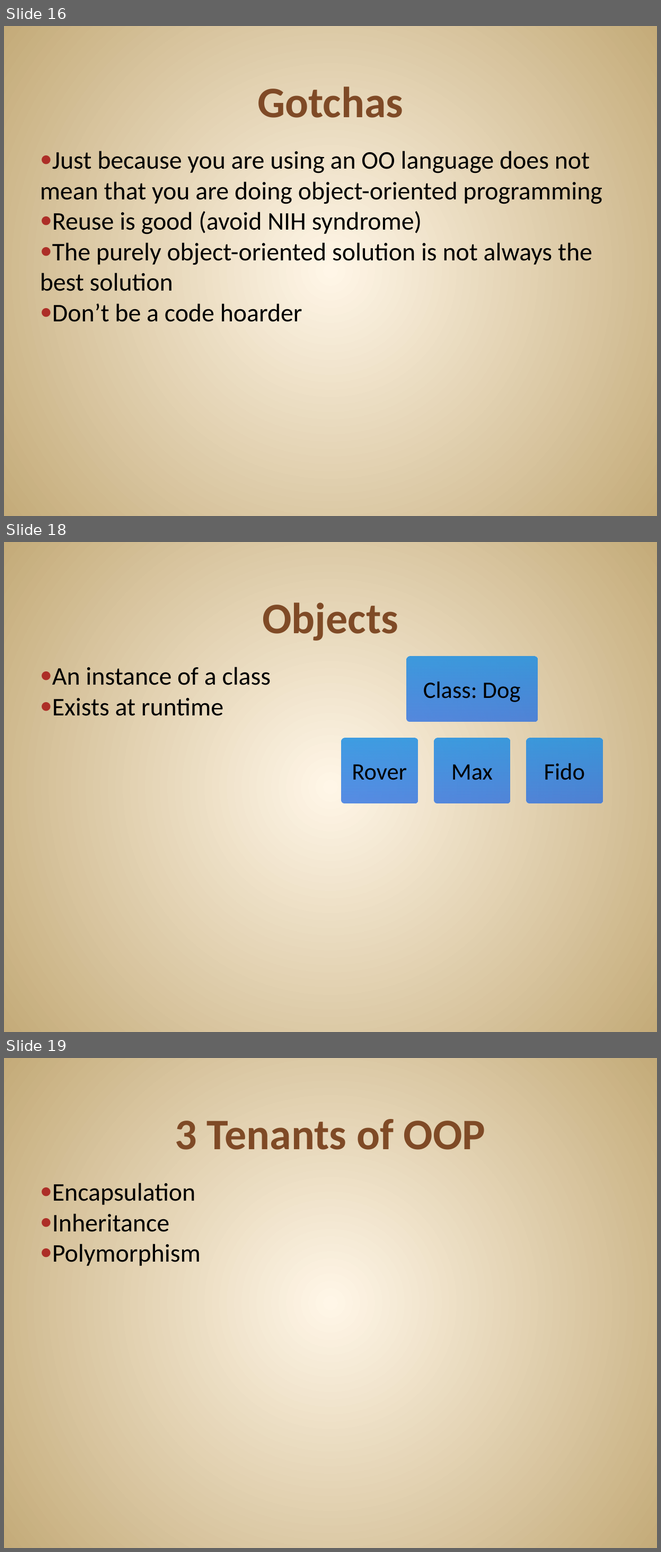
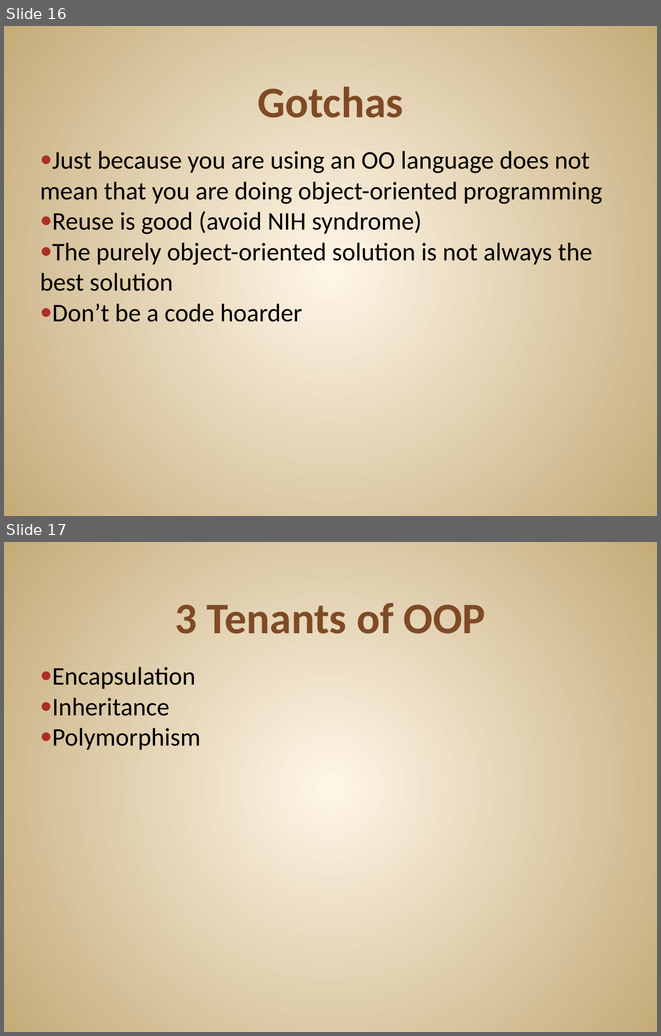
Before and after one commit to JonKruger/oop-solid-sample, a slide deck: slides/OOP-SOLID-CodeMash.pptx. Shown one above the other, each under a label of ours: slides 16, 18 and 19 before the commit, slides 16 and 17 after it; the slides between them are not shown. The pictures are 661x1552 and 661x1036 pixels, drawn with LibreOffice and Linux fonts; fonts in the diff are those of the drawing. Boxes give left, top, right and bottom in pixels: in the first picture for what was removed or moved away, otherwise in the second. Text is boxed around its words. In the diff, an @@ line names an element or a change of style, - is before the commit and + after.

```diff
--- a/slides/OOP-SOLID-CodeMash.pptx
+++ b/slides/OOP-SOLID-CodeMash.pptx
@@ slide 18 removed at [4,542,657,1032], background gradient #FFF7E8 to #C4AA7A @@
@@ title removed at [262,602,398,641] @@
-Objects
@@ text removed at [52,667,271,716] @@
-● An instance of a class
-● Exists at runtime
@@ text removed at [407,656,538,722] @@
-Class: Dog
@@ rounded rectangle removed at [342,738,418,803] @@
-Rover
@@ rounded rectangle removed at [434,738,510,803] @@
-Max
@@ rounded rectangle removed at [527,738,603,803] @@
-Fido
@@ what was slide 19 is now slide 17 @@
```
Also in this commit, not shown: 1 other slide removed, 1 other file.
